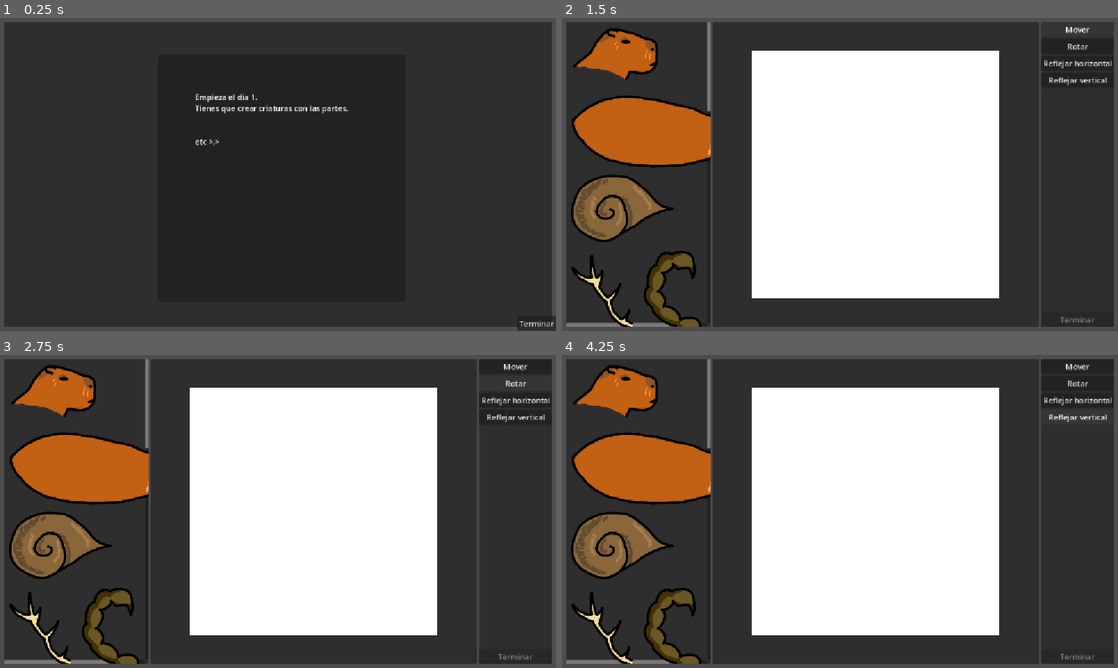
Above: before the commit, frames 1-4 (two rows, left to right).
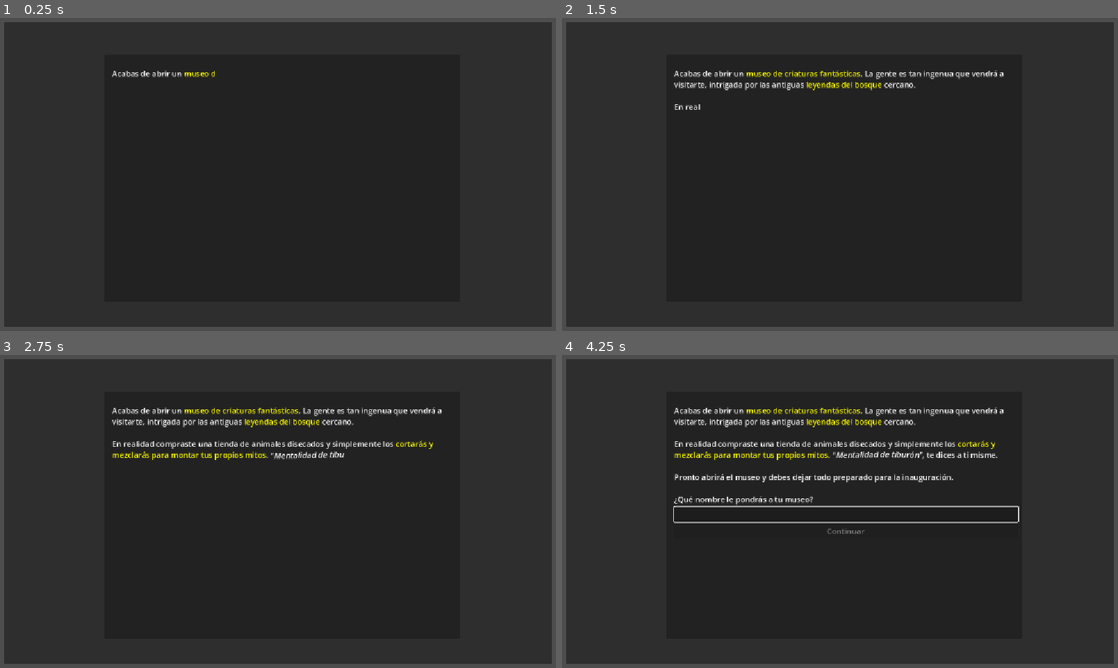
Above: after the commit, the same moments.

Repository: Clovisindo/museo-magico-jam-2
Game: Godot game, scene res://src/intro_level/intro_level.tscn
Two runs of this game, one before a commit and one after it. Both use one fixed random seed, a clock stepped at 60 frames per second and the inputs below.
Inputs (mouse positions are in pixels of both pictures, inside the frame that each line leads up to):
- Up to frame 1 (0.25 s): no input
- Up to frame 2 (1.5 s): click (1101, 324) at 0.5 s, where only the run before the commit has a clickable "Terminar"; click (1079, 30) at 1.25 s, where only the run before the commit has a clickable "Mover"
- Up to frame 3 (2.75 s): click (517, 383) at 2 s, where only the run before the commit has a clickable "Rotar"
- Up to frame 4 (4.25 s): click (1079, 398) at 2.75 s, where only the run before the commit has a clickable "Reflejar horizontal"; click (1079, 417) at 3.5 s, where only the run before the commit has a clickable "Reflejar vertical"

The runs differ from the first frame. In frame 1, 0.8% of the frame differs, in the area x 20-100%, y 16-100%; in frame 2, 47%; in frame 3, 47%; in frame 4, 48%, in the area x 0-99%, y 1-99%.

Commit message:
textos intro

Diff:
--- a/src/global.gd
+++ b/src/global.gd
@@ -1,5 +1,6 @@
 extends Node
 
+var museum_name: String = "Museo"
 var day: int = 1
 var score: int = 0
 var n_creations: int = 0
--- a/src/intro_level/intro_level.gd
+++ b/src/intro_level/intro_level.gd
@@ -1,24 +1,42 @@
 extends Node2D
 
-var day_1_text := "Empieza el dia 1.
-Tienes que crear criaturas con las partes.
+var day_1_text := """
+Acabas de abrir un [color=yellow]museo de criaturas fantásticas[/color]. La gente es tan ingenua que vendrá a visitarte, intrigada por las antiguas [color=yellow]leyendas del bosque[/color] cercano.
 
+En realidad compraste una tienda de animales disecados y simplemente los [color=yellow]cortarás y mezclarás para montar tus propios mitos[/color]. [wave amp=12][i]\"Mentalidad de tiburón\"[/i][/wave], te dices a ti misme.
 
-etc >.>"
-var day_2_text := "Empieza el dia 2.
-Tienes que crear criaturas con las partes.
+Pronto abrirá el museo y debes dejar todo preparado para la inauguración.
 
+¿Qué nombre le pondrás a tu museo?
+"""
+var day_2_text := """
+El primer día ha sido un éxito, \"nos vamos a hacer de oro\", piensas.
 
-etc >.>"
-var day_3_text := "Empieza el dia 3.
-Tienes que crear criaturas con las partes.
+A la gente parecen atraerle especialmente las [color=yellow]criaturas peligrosas[/color], quizá sea buena idea ir en esa dirección...
+"""
+var day_3_text := """
+¡Este es el día decisivo para asentarte como el museo referente de la región!
 
-
-etc >.>"
+Sabes que hoy vendrán visitas escolares, así que puede ser buena idea tirar por [color=yellow]criaturas que podrían ser mascotas[/color].
+"""
 
 func _ready() -> void:
+	%Continue.hide()
+	%LineEdit.hide()
 	%InitTestLabel.text = get("day_%d_text" % Global.day)
+	var tween := get_tree().create_tween().tween_property(%InitTestLabel, "visible_ratio", 1, 4).from(0)
+	await tween.finished
+	if Global.day == 1:
+		%LineEdit.show()
+		%LineEdit.grab_focus()
+		%Continue.disabled = true
+	%Continue.show()
 
 
 func _on_confirm_pressed() -> void:
+	Global.museum_name = %LineEdit.text
 	get_tree().change_scene_to_file("res://src/canvas.tscn")
+
+
+func _on_line_edit_text_changed(new_text: String) -> void:
+	%Continue.disabled = new_text.is_empty()
--- a/src/intro_level/intro_level.tscn
+++ b/src/intro_level/intro_level.tscn
@@ -35,41 +35,45 @@
 anchor_top = 0.5
 anchor_right = 0.5
 anchor_bottom = 0.5
-offset_left = -256.0
+offset_left = -368.5
 offset_top = -256.0
-offset_right = 256.0
+offset_right = 368.5
 offset_bottom = 256.0
 grow_horizontal = 2
 grow_vertical = 2
 
-[node name="InitTestLabel" type="RichTextLabel" parent="CanvasLayer/MarginContainer/BackPanel/Main/InitialMsgPanel" unique_id=587890230]
-unique_name_in_owner = true
+[node name="MarginContainer" type="MarginContainer" parent="CanvasLayer/MarginContainer/BackPanel/Main/InitialMsgPanel" unique_id=1959215535]
 layout_mode = 1
-anchors_preset = 8
-anchor_left = 0.5
-anchor_top = 0.5
-anchor_right = 0.5
-anchor_bottom = 0.5
-offset_left = -180.0
-offset_top = -180.0
-offset_right = 180.0
-offset_bottom = 180.0
+anchors_preset = 15
+anchor_right = 1.0
+anchor_bottom = 1.0
 grow_horizontal = 2
 grow_vertical = 2
+theme_override_constants/margin_left = 16
+theme_override_constants/margin_top = 4
+theme_override_constants/margin_right = 8
+theme_override_constants/margin_bottom = 4
+
+[node name="VBoxContainer" type="VBoxContainer" parent="CanvasLayer/MarginContainer/BackPanel/Main/InitialMsgPanel/MarginContainer" unique_id=2035719394]
+layout_mode = 2
+
+[node name="InitTestLabel" type="RichTextLabel" parent="CanvasLayer/MarginContainer/BackPanel/Main/InitialMsgPanel/MarginContainer/VBoxContainer" unique_id=587890230]
+unique_name_in_owner = true
+layout_mode = 2
+bbcode_enabled = true
 text = "..."
+fit_content = true
+scroll_following = true
 
-[node name="Confirm" type="Button" parent="CanvasLayer/MarginContainer/BackPanel/Main" unique_id=2128401742]
-layout_mode = 1
-anchors_preset = 3
-anchor_left = 1.0
-anchor_top = 1.0
-anchor_right = 1.0
-anchor_bottom = 1.0
-offset_left = -80.0
-offset_top = -31.0
-grow_horizontal = 0
-grow_vertical = 0
+[node name="LineEdit" type="LineEdit" parent="CanvasLayer/MarginContainer/BackPanel/Main/InitialMsgPanel/MarginContainer/VBoxContainer" unique_id=894424274]
+unique_name_in_owner = true
+layout_mode = 2
+
+[node name="Continue" type="Button" parent="CanvasLayer/MarginContainer/BackPanel/Main/InitialMsgPanel/MarginContainer/VBoxContainer" unique_id=2128401742]
+unique_name_in_owner = true
+layout_mode = 2
 size_flags_vertical = 8
-text = "Terminar"
+text = "Continuar"
 
-[connection signal="pressed" from="CanvasLayer/MarginContainer/BackPanel/Main/Confirm" to="." method="_on_confirm_pressed"]
+[connection signal="text_changed" from="CanvasLayer/MarginContainer/BackPanel/Main/InitialMsgPanel/MarginContainer/VBoxContainer/LineEdit" to="." method="_on_line_edit_text_changed"]
+[connection signal="pressed" from="CanvasLayer/MarginContainer/BackPanel/Main/InitialMsgPanel/MarginContainer/VBoxContainer/Continue" to="." method="_on_confirm_pressed"]
--- a/src/scores/score_screen.gd
+++ b/src/scores/score_screen.gd
@@ -7,6 +7,7 @@
 
 func _ready() -> void:
 	var scene: PackedScene = preload("res://src/scores/exhibit_view.tscn")
+	%Title.text = "%s: Día %d" % [Global.museum_name, Global.day]
 	%ScoreLabel.text = "Puntuación total: %d" % Global.score
 	%ContinueButton.hide()
 	var i = 0
--- a/src/scores/score_screen.tscn
+++ b/src/scores/score_screen.tscn
@@ -32,7 +32,8 @@
 custom_minimum_size = Vector2(0, 60)
 layout_mode = 2
 
-[node name="Label" type="Label" parent="Main/VBoxContainer/PanelContainer" unique_id=1817934210]
+[node name="Title" type="Label" parent="Main/VBoxContainer/PanelContainer" unique_id=1817934210]
+unique_name_in_owner = true
 layout_mode = 2
 theme_override_font_sizes/font_size = 24
 text = "[nombre del museo]: Día X"
